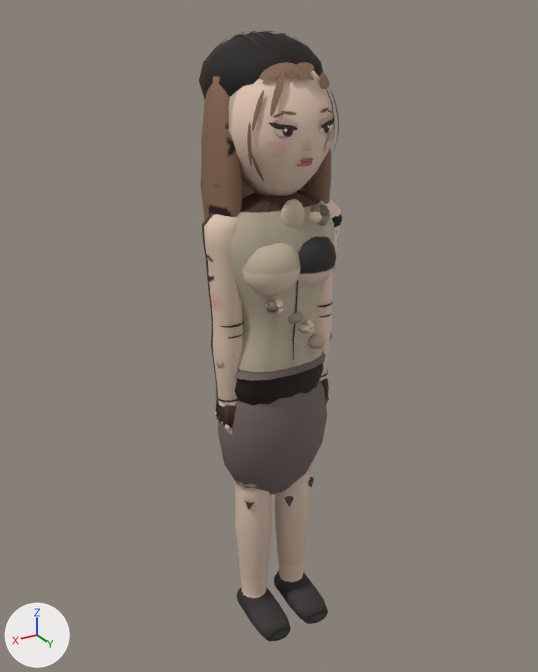
The glTF model assets/models/client_woman_a.glb as it was, and as the next commit left it.
One viewpoint serves both versions: a 50 mm lens placed at (1.13, 1.855, 1.984), pointed at (-0.012, -0.048, 1.033). Arrows for +X, +Y and +Z are at lower left; the lights stay in place. The older version comes first. Vertices at exactly the same position are counted once.

The first picture shows 'Body'.
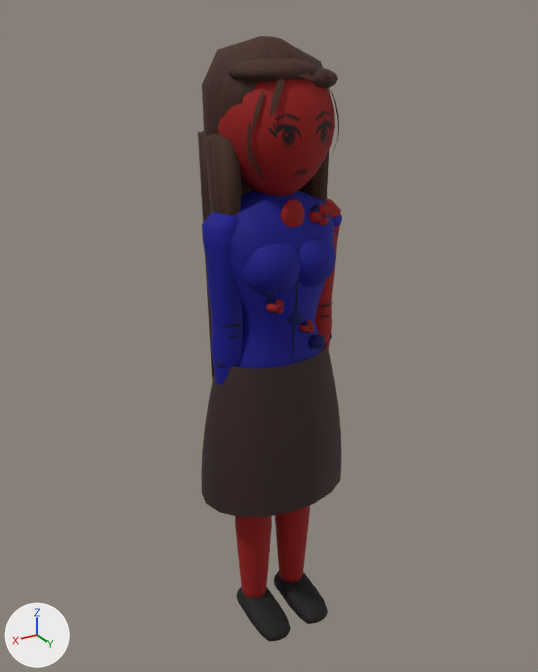
What the commit changed:
me_mesh_0 is used by ob_body; location (0.0, 0.0, 0.0).
me_mesh_0 had 6470 vertices, 11546 faces and spanned x -0.24..0.23, y -0.24..0.2, z -0.01..1.95.
me_mesh_0 now has 4957 vertices, 9164 faces and spans x -0.26..0.26, y -0.22..0.2, z -0.01..1.93.
me_mesh_0 part 1: the loose piece of 107 vertices spanning x -0.18..0.18, y -0.24..0.11, z 1.69..1.94 is rebuilt with 114 vertices and now spans x -0.18..0.18, y -0.22..0.14, z 1.54..1.93.
me_mesh_0 part 2: a new loose piece of 126 vertices spanning x -0.26..0.26, y -0.18..0.18, z 0.51..1.01, in mat_material_0.
me_mesh_0 part 3: 29 loose pieces with 1247 vertices, spanning x -0.1..0.1, y 0.15..0.18, z 1.61..1.74, are deleted.
me_mesh_0 part 4: 216 vertices moved from x -0.2..0.2, y -0.14..0.17, z 0.76..1.86 to x -0.19..0.19, y -0.14..0.17, z 0.79..1.86; 1515 vertices removed from x -0.2..0.2, y -0.24..0.17, z 0.47..1.95; 1116 vertices added at x -0.2..0.2, y -0.21..0.17, z 0.79..1.89.
me_mesh_0 part 5: 6032 kept faces spanning x -0.24..0.23, y -0.14..0.2, z -0.01..1.85 get new texture (UV) coordinates.
me_mesh_0 part 6: 6041 kept faces spanning x -0.24..0.23, y -0.14..0.2, z -0.01..1.85 get new vertex colours.

Where the change shows, as pixel boxes (x1, y1, x2, y2) in the pictures (538 x 672 px; the box of a moved part takes in the faces that stretch with it):
'Body', reshaped
    before: (199, 30, 342, 642)
    after: (198, 36, 342, 642)
part 1 of me_mesh_0, rebuilt
    before: (199, 32, 323, 99)
    after: (202, 36, 330, 183)
part 2 of me_mesh_0, added
    after: (201, 344, 341, 517)
part 3 of me_mesh_0, deleted
    before: (269, 116, 335, 167)
part 4 of me_mesh_0, moved or reshaped
    before: (201, 30, 335, 495)
    after: (198, 58, 338, 380)
part 5 of me_mesh_0, surface changed (brown to blue)
    both: (202, 73, 342, 642)
part 6 of me_mesh_0, recoloured (brown to blue)
    both: (202, 73, 342, 642)
